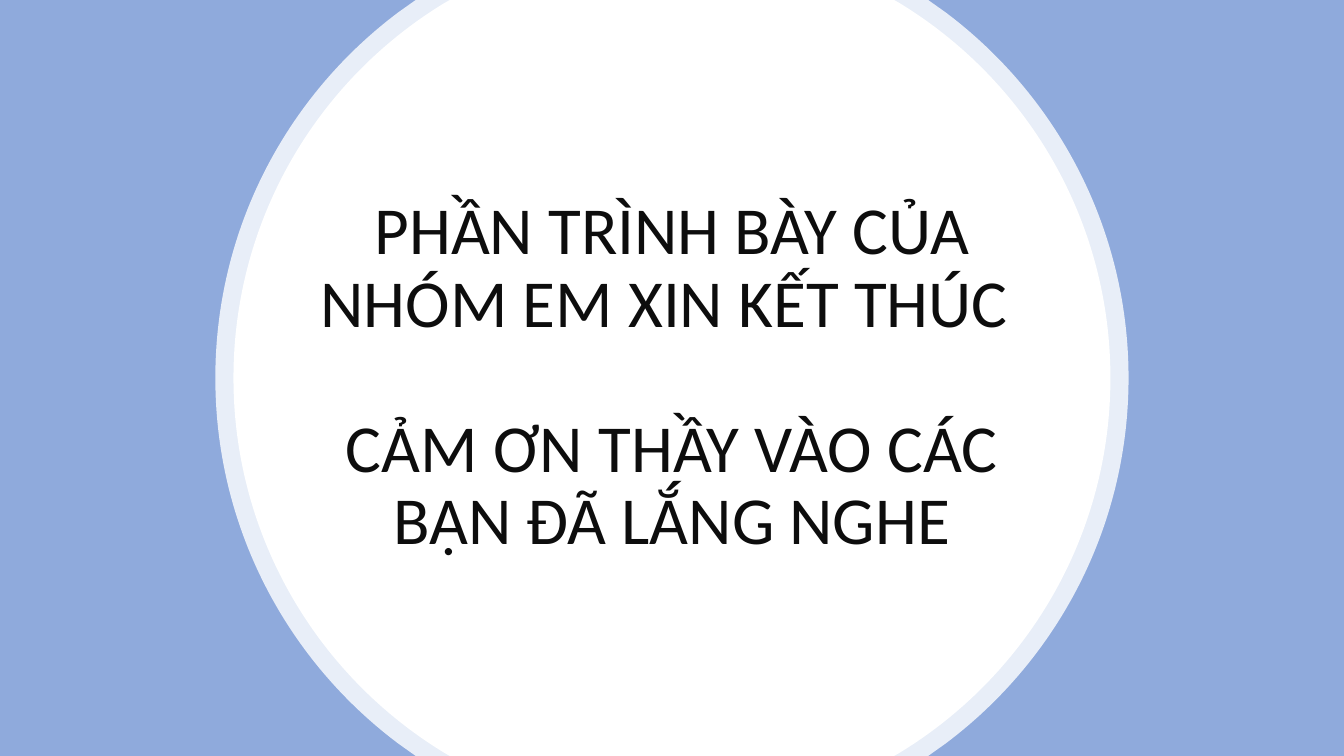
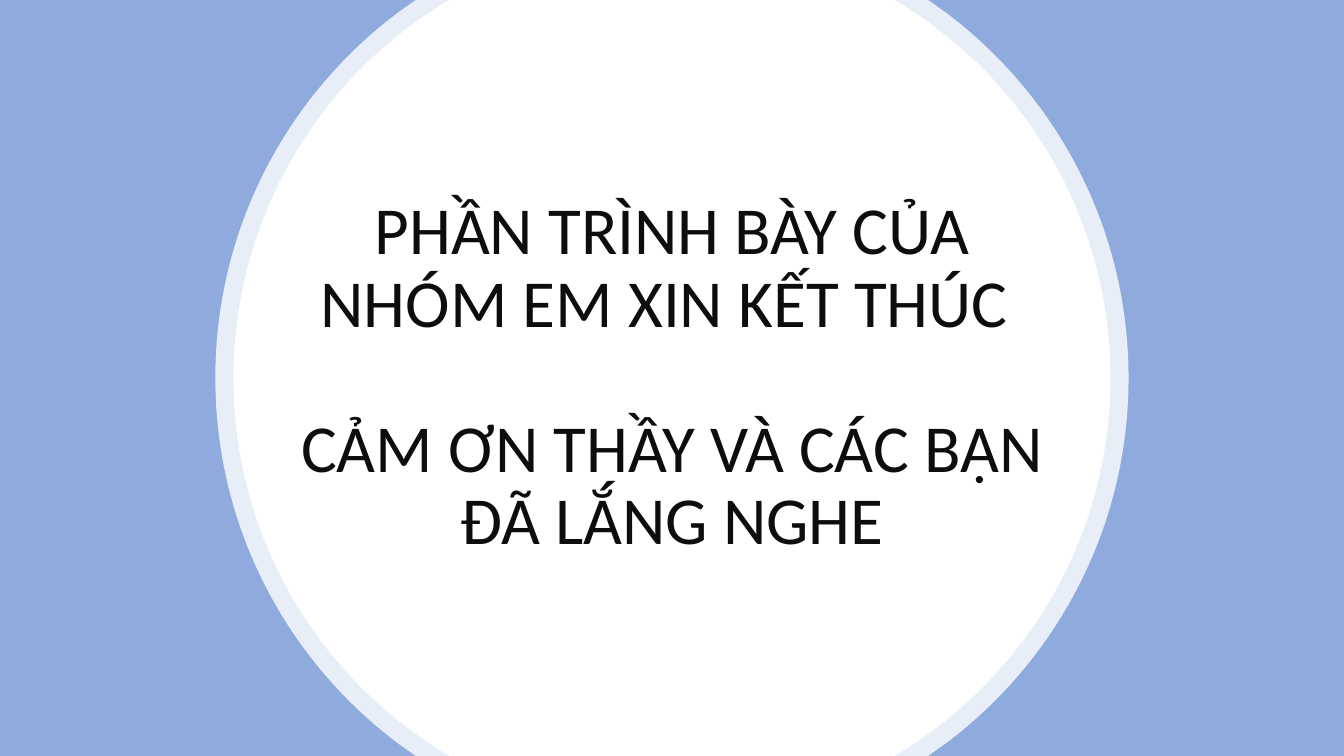
Before and after one commit to CrossTuan/BAO_CAO_CUOI_KI, a slide deck: slide 41 of BÁO CÁO ĐỀ TÀI CUỐI KỲ.pptx. Drawn at 1344x756 pixels with LibreOffice and Linux fonts; fonts in the diff are those of the drawing. Boxes give left, top, right and bottom in pixels: in the first picture for what was removed or moved away, otherwise in the second. Text is boxed around its words. In the diff, an @@ line names an element or a change of style, - is before the commit and + after.

```diff
--- a/BÁO CÁO ĐỀ TÀI CUỐI KỲ.pptx
+++ b/BÁO CÁO ĐỀ TÀI CUỐI KỲ.pptx
@@ title at [301, 199, 1042, 545]: text changed @@
-PHẦN TRÌNH BÀY CỦA NHÓM EM XIN KẾT THÚC
-CẢM ƠN THẦY VÀO CÁC BẠN ĐÃ LẮNG NGHE
+PHẦN TRÌNH BÀY CỦA NHÓM EM XIN KẾT THÚC
+CẢM ƠN THẦY VÀ CÁC BẠN ĐÃ LẮNG NGHE
```
